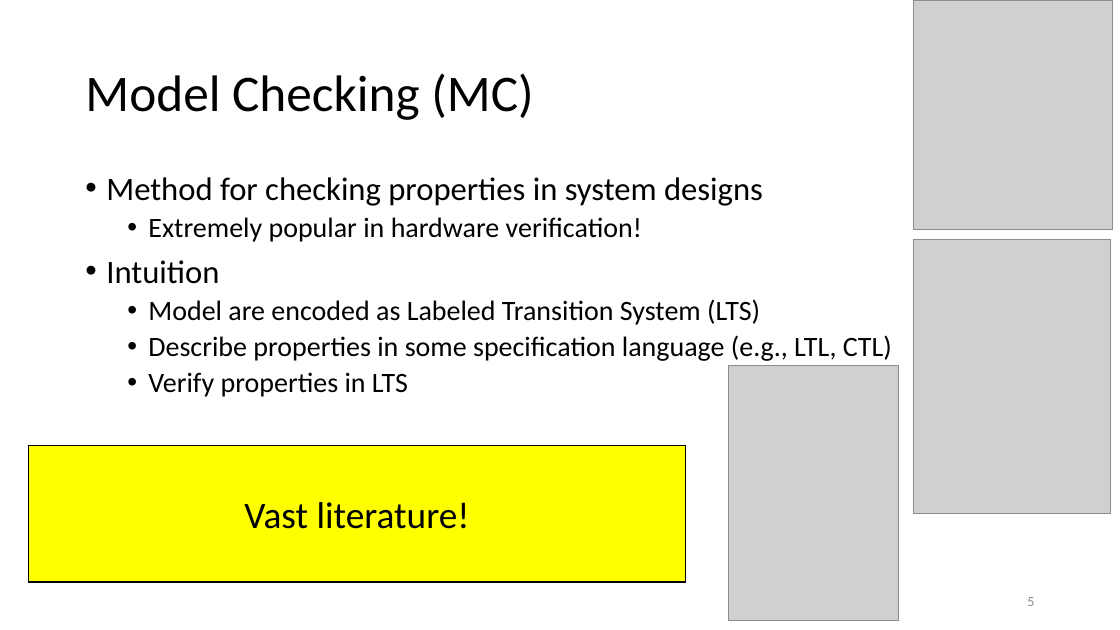
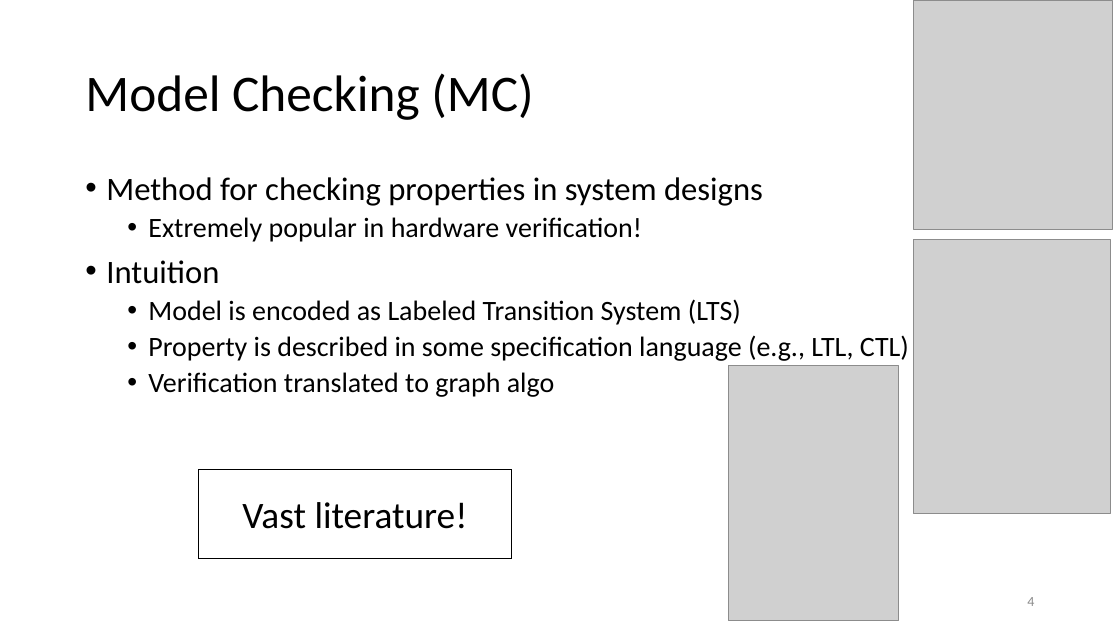
Before and after one commit to damorim/model-checking-tutorial, a slide deck: slide 4 of Program-Model-Checking.pptx (slide 5 before the commit). Drawn at 1120x630 pixels with LibreOffice and Linux fonts; fonts in the diff are those of the drawing; grey boxes stand for pictures. Boxes give left, top, right and bottom in pixels: in the first picture for what was removed or moved away, otherwise in the second. Text is boxed around its words. In the diff, an @@ line names an element or a change of style, - is before the commit and + after.

```diff
--- a/Program-Model-Checking.pptx
+++ b/Program-Model-Checking.pptx
@@ text at [148,299,909,397]: text changed @@
-  • Model are encoded as Labeled Transition System (LTS)
-  • Describe properties in some specification language (e.g., LTL, CTL)
-  • Verify properties in LTS
+  • Model is encoded as Labeled Transition System (LTS)
+  • Property is described in some specification language (e.g., LTL, CTL)
+  • Verification translated to graph algo
@@ rectangle "Vast literature!": place and size @@
-rectangle "Vast literature!" at [29,446,686,582]
+rectangle "Vast literature!" at [198,470,512,559]
@@ rectangle "Vast literature!" at [198,470,512,559]: fill #FFFF00 to #FFFFFF @@
@@ page number at [1027,597,1034,606]: text changed @@
-5
+4
```
Also in this commit, not shown: 9 other slides changed, 3 slides added, 1 slide removed.
